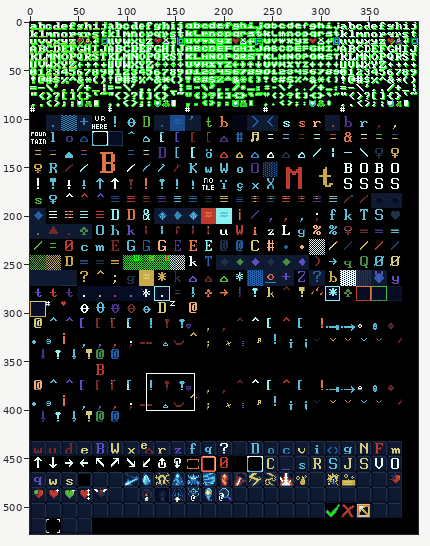
Pixel-art file -- src/master.aseprite. Above: a wide view before the commit, with the close-up outlined.
Close-up. Before:
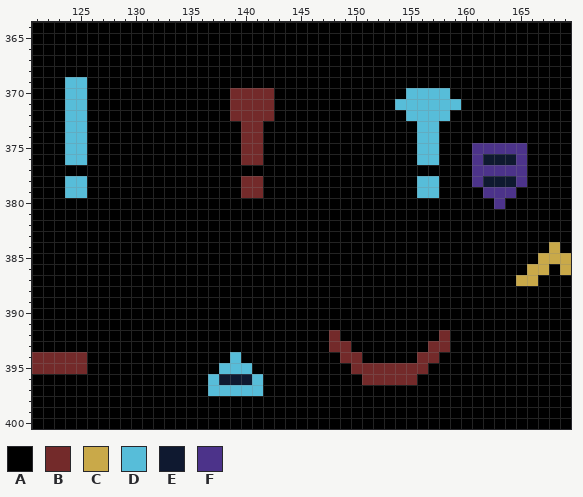
400x528 pixels, 1 frame. Colours within 5 levels of each other are drawn and written as one. Shown: x 121..169, y 364..400. The commit also changed other parts of the picture, which this record leaves out.
Visible layers, top first: "Master", "Squares", "Lomaka Spells", "Background".
Palette (. is transparent): A #000000  B #732a2a  C #c9a949  D #57bdd9  E #0f1930  F #4c338a
Pixels before, first column x 121:
364 AAAAAAAAAAAAAAAAAAAAAAAAAAAAAAAAAAAAAAAAAAAAAAAAA
365 AAAAAAAAAAAAAAAAAAAAAAAAAAAAAAAAAAAAAAAAAAAAAAAAA
366 AAAAAAAAAAAAAAAAAAAAAAAAAAAAAAAAAAAAAAAAAAAAAAAAA
367 AAAAAAAAAAAAAAAAAAAAAAAAAAAAAAAAAAAAAAAAAAAAAAAAA
368 AAAAAAAAAAAAAAAAAAAAAAAAAAAAAAAAAAAAAAAAAAAAAAAAA
369 AAADDAAAAAAAAAAAAAAAAAAAAAAAAAAAAAAAAAAAAAAAAAAAA
370 AAADDAAAAAAAAAAAAABBBBAAAAAAAAAAAADDDDAAAAAAAAAAA
371 AAADDAAAAAAAAAAAAABBBBAAAAAAAAAAADDDDDDAAAAAAAAAA
372 AAADDAAAAAAAAAAAAABBBBAAAAAAAAAAAADDDDAAAAAAAAAAA
373 AAADDAAAAAAAAAAAAAABBAAAAAAAAAAAAAADDAAAAAAAAAAAA
374 AAADDAAAAAAAAAAAAAABBAAAAAAAAAAAAAADDAAAAAAAAAAAA
375 AAADDAAAAAAAAAAAAAABBAAAAAAAAAAAAAADDAAAFFFFFAAAA
376 AAADDAAAAAAAAAAAAAABBAAAAAAAAAAAAAADDAAAFEEEFAAAA
377 AAAAAAAAAAAAAAAAAAAAAAAAAAAAAAAAAAAAAAAAFFFFFAAAA
378 AAADDAAAAAAAAAAAAAABBAAAAAAAAAAAAAADDAAAFEEEFAAAA
379 AAADDAAAAAAAAAAAAAABBAAAAAAAAAAAAAADDAAAAFFFAAAAA
380 AAAAAAAAAAAAAAAAAAAAAAAAAAAAAAAAAAAAAAAAAAFAAAAAA
381 AAAAAAAAAAAAAAAAAAAAAAAAAAAAAAAAAAAAAAAAAAAAAAAAA
382 AAAAAAAAAAAAAAAAAAAAAAAAAAAAAAAAAAAAAAAAAAAAAAAAA
383 AAAAAAAAAAAAAAAAAAAAAAAAAAAAAAAAAAAAAAAAAAAAAAAAA
384 AAAAAAAAAAAAAAAAAAAAAAAAAAAAAAAAAAAAAAAAAAAAAAACA
385 AAAAAAAAAAAAAAAAAAAAAAAAAAAAAAAAAAAAAAAAAAAAAACCC
386 AAAAAAAAAAAAAAAAAAAAAAAAAAAAAAAAAAAAAAAAAAAAACCAC
387 AAAAAAAAAAAAAAAAAAAAAAAAAAAAAAAAAAAAAAAAAAAACCAAA
388 AAAAAAAAAAAAAAAAAAAAAAAAAAAAAAAAAAAAAAAAAAAAAAAAA
389 AAAAAAAAAAAAAAAAAAAAAAAAAAAAAAAAAAAAAAAAAAAAAAAAA
390 AAAAAAAAAAAAAAAAAAAAAAAAAAAAAAAAAAAAAAAAAAAAAAAAA
391 AAAAAAAAAAAAAAAAAAAAAAAAAAAAAAAAAAAAAAAAAAAAAAAAA
392 AAAAAAAAAAAAAAAAAAAAAAAAAAABAAAAAAAAABAAAAAAAAAAA
393 AAAAAAAAAAAAAAAAAAAAAAAAAAABBAAAAAAABBAAAAAAAAAAA
394 BBBBBAAAAAAAAAAAAADAAAAAAAAABBAAAAABBAAAAAAAAAAAA
395 BBBBBAAAAAAAAAAAADDDAAAAAAAAABBBBBBBAAAAAAAAAAAAA
396 AAAAAAAAAAAAAAAADEEEDAAAAAAAAABBBBBAAAAAAAAAAAAAA
397 AAAAAAAAAAAAAAAADDDDDAAAAAAAAAAAAAAAAAAAAAAAAAAAA
398 AAAAAAAAAAAAAAAAAAAAAAAAAAAAAAAAAAAAAAAAAAAAAAAAA
399 AAAAAAAAAAAAAAAAAAAAAAAAAAAAAAAAAAAAAAAAAAAAAAAAA
400 AAAAAAAAAAAAAAAAAAAAAAAAAAAAAAAAAAAAAAAAAAAAAAAAA
After:
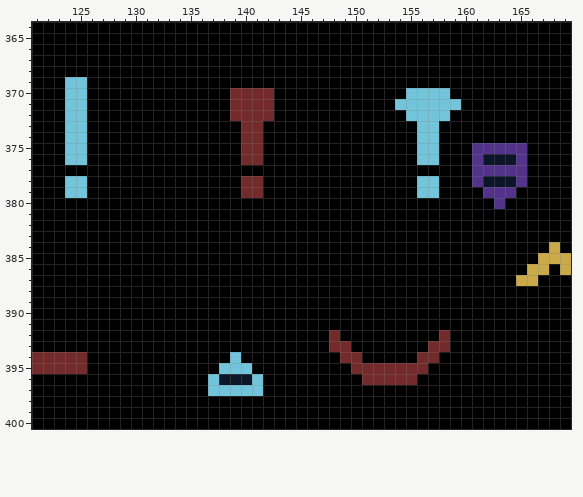
What changed:
colour D: #57bdd9 -> #71c4d9
colour E: #0f1930 -> #0d1629
colour F: #4c338a -> #53338a
